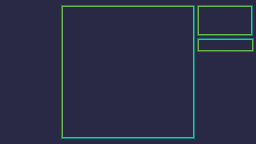
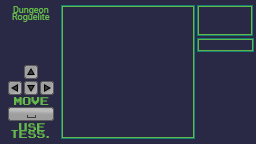
Two versions of the same layered image (256x144). Layer-by-layer changes:
added layer "Dungeon Roguelite" above "use tess." over [12,6,50,22]
added layer "use tess." above "space bar icon" over [11,123,49,138]
added layer "space bar icon" above "space bar back" over [27,115,36,118]
added layer "space bar back" above "move" over [8,107,54,121]
added layer "move" above "Keys" over [14,97,49,105]
added group "Keys" with 24 layers above "Layer 8" over [8,65,54,95]
added layer "Triangle 1 copy 2" in group "Keys" over [11,84,18,92]
added layer "Triangle 1 copy" in group "Keys" over [44,84,51,92]
added layer "Triangle 1" (1st of 2, in "Keys") in group "Keys" over [27,85,35,92]
added layer "Triangle 1" (2nd of 2, in "Keys") in group "Keys" over [27,68,35,75]
added layer "Layer 2 copy 3" in group "Keys" over [40,81,54,95]
added layer "Layer 3 copy 3" in group "Keys" over [40,82,54,94]
added layer "Layer 1 copy 3" in group "Keys" over [40,81,54,95]
added layer "Layer 2 copy 2" in group "Keys" over [24,81,38,95]
added layer "Layer 3 copy 2" in group "Keys" over [24,82,38,94]
added layer "Layer 1 copy 2" in group "Keys" over [24,81,38,95]
added layer "Layer 2 copy" in group "Keys" over [24,65,38,79]
added layer "Layer 3 copy" in group "Keys" over [24,66,38,78]
added layer "Layer 1 copy" in group "Keys" over [24,65,38,79]
added layer "Layer 2" (2nd of 2, in "Keys") in group "Keys" over [8,81,22,95]
added layer "Layer 3" (2nd of 2, in "Keys") in group "Keys" over [8,82,22,94]
added layer "Layer 1" (2nd of 2, in "Keys") in group "Keys" over [8,81,22,95]
